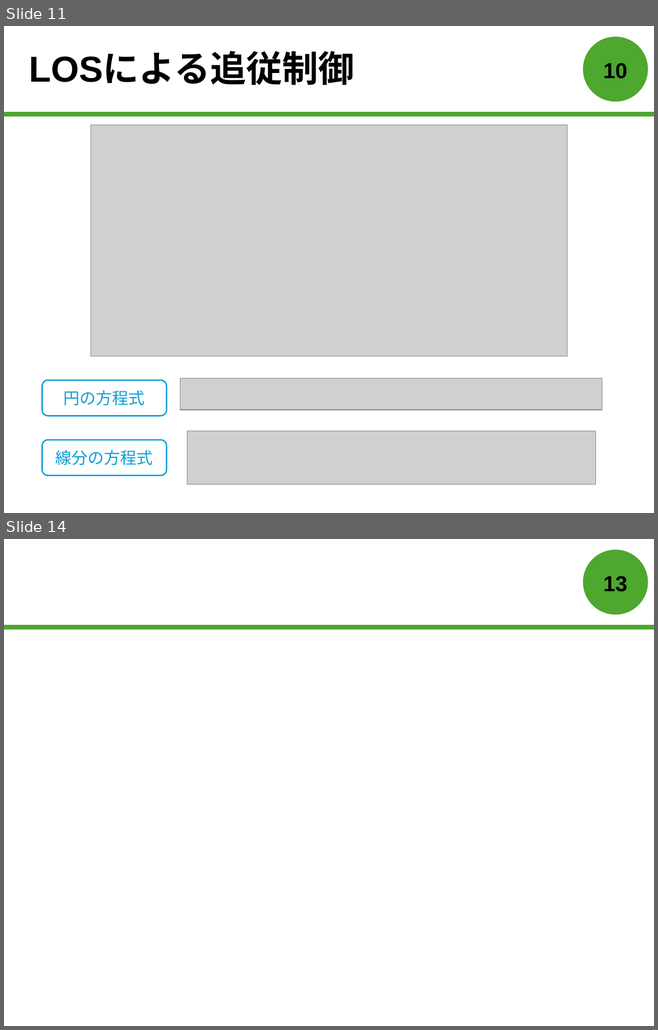
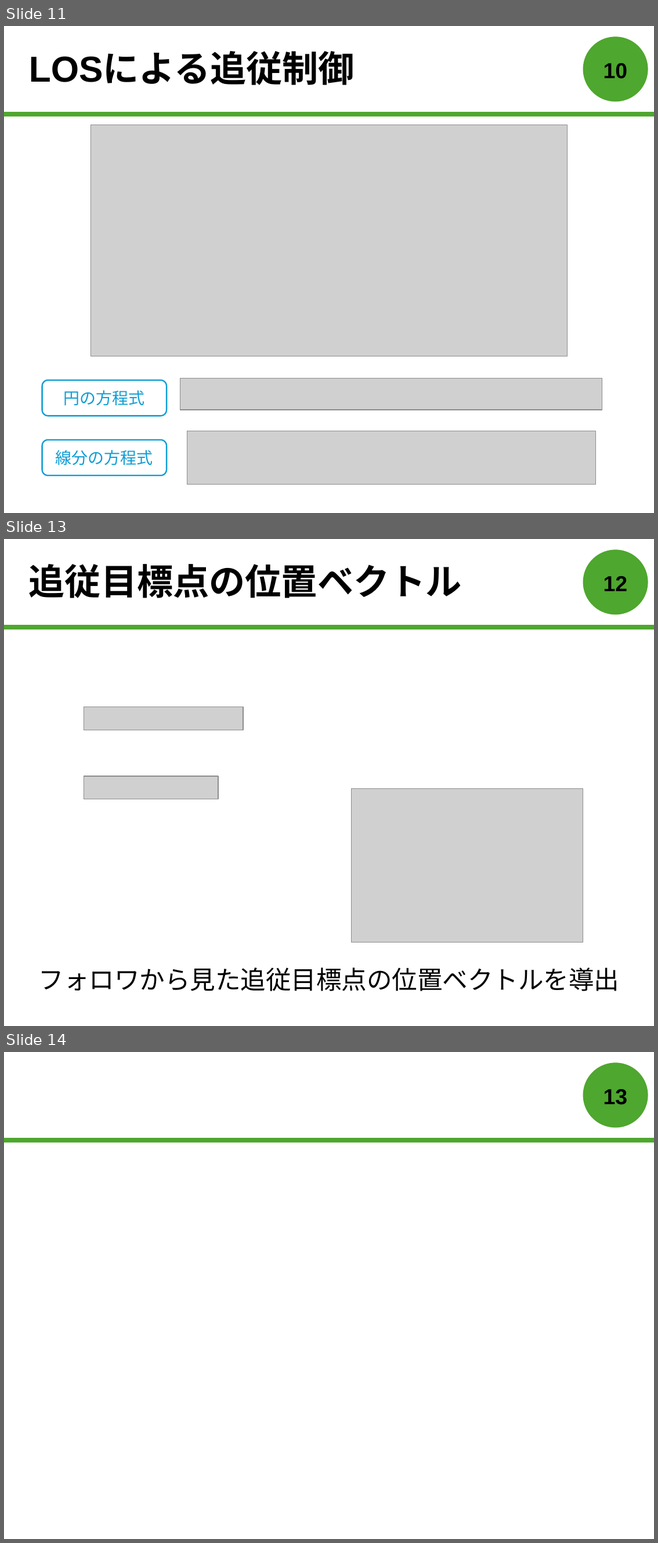
Before and after one commit to forest-book/MatlabLOSFormation, a slide deck: 森本皓斗.pptx. Shown one above the other, each under a label of ours: slides 11 and 14 before the commit, slides 11, 13 and 14 after it; the slides between them are not shown. The pictures are 658x1030 and 658x1543 pixels, drawn with LibreOffice and Linux fonts; fonts in the diff are those of the drawing; grey boxes stand for pictures. Boxes give left, top, right and bottom in pixels: in the first picture for what was removed or moved away, otherwise in the second. Text is boxed around its words. In the diff, an @@ line names an element or a change of style, - is before the commit and + after.

```diff
--- a/森本皓斗.pptx
+++ b/森本皓斗.pptx
@@ slide 13 added at bbox=[4, 539, 654, 1026], background #FFFFFF; not listed: 2 template elements that a slide beside it also shows @@
@@ title added at bbox=[29, 564, 462, 598], 40 pt, text #000000, bold @@
+追従目標点の位置ベクトル
@@ page number added at bbox=[603, 576, 627, 591], 24 pt, text #000000, bold @@
+12
@@ picture added at bbox=[83, 707, 242, 730] @@
@@ picture added at bbox=[83, 776, 217, 799] @@
@@ picture added at bbox=[351, 788, 582, 943] @@
@@ text added at bbox=[39, 968, 619, 991], 28 pt, text #000000 @@
+フォロワから見た追従目標点の位置ベクトルを導出
```
Also in this commit, not shown: 1 slide changed, 1 slide removed.
